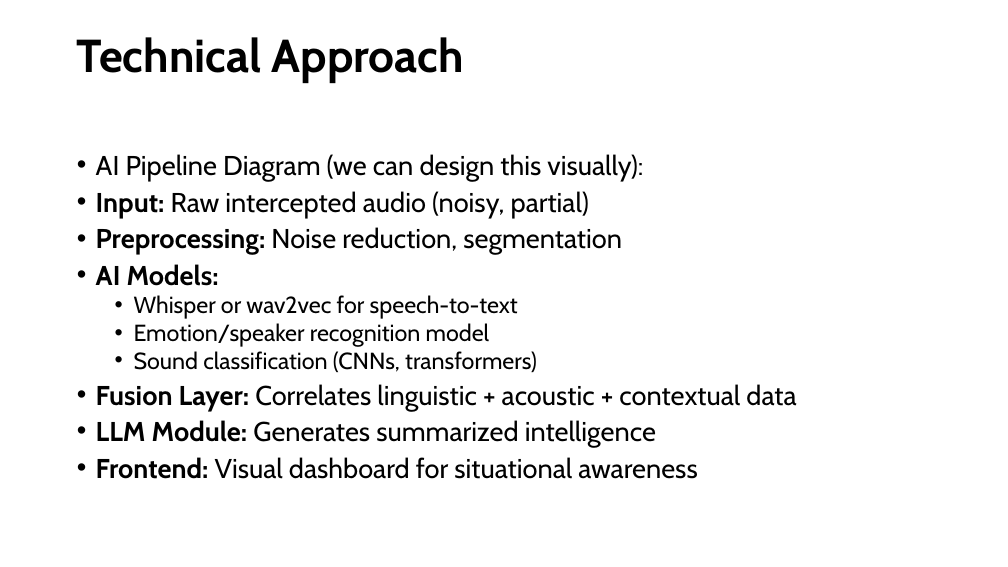
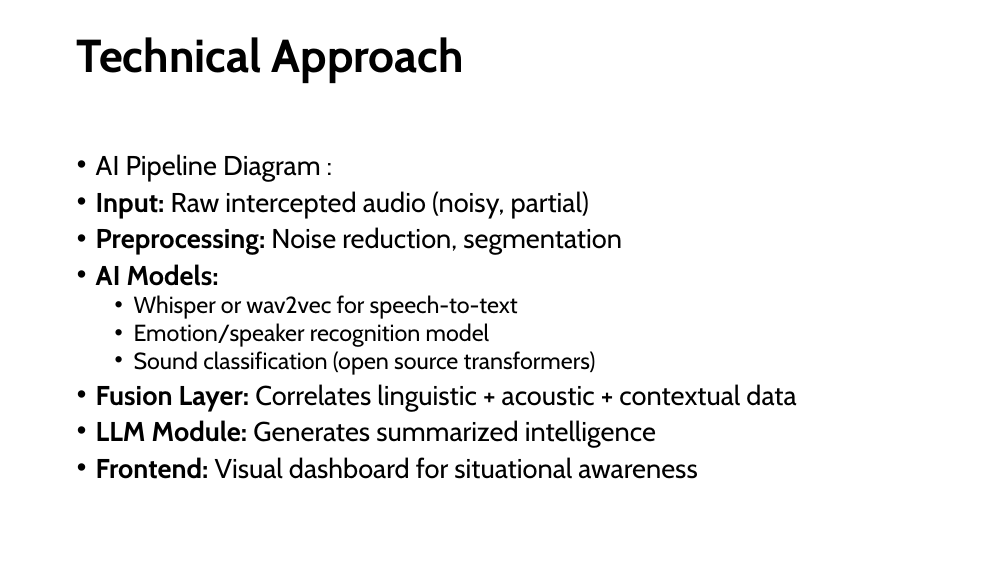
Before and after one commit to Larsters/echologia, a slide deck: slide 10 of resources/Presentation_EcoLogia.pptx. Drawn at 1008x567 pixels with LibreOffice and Linux fonts; fonts in the diff are those of the drawing. Boxes give left, top, right and bottom in pixels: in the first picture for what was removed or moved away, otherwise in the second. Text is boxed around its words. In the diff, an @@ line names an element or a change of style, - is before the commit and + after.

Commit message:
some new shit

```diff
--- a/resources/Presentation_EcoLogia.pptx
+++ b/resources/Presentation_EcoLogia.pptx
@@ text at bbox=[96, 154, 320, 181]: text changed @@
-• AI Pipeline Diagram (we can design this visually):
+• AI Pipeline Diagram :
@@ text at bbox=[134, 351, 596, 375]: text changed @@
-  • Sound classification (CNNs, transformers)
+  • Sound classification (open source transformers)
```
